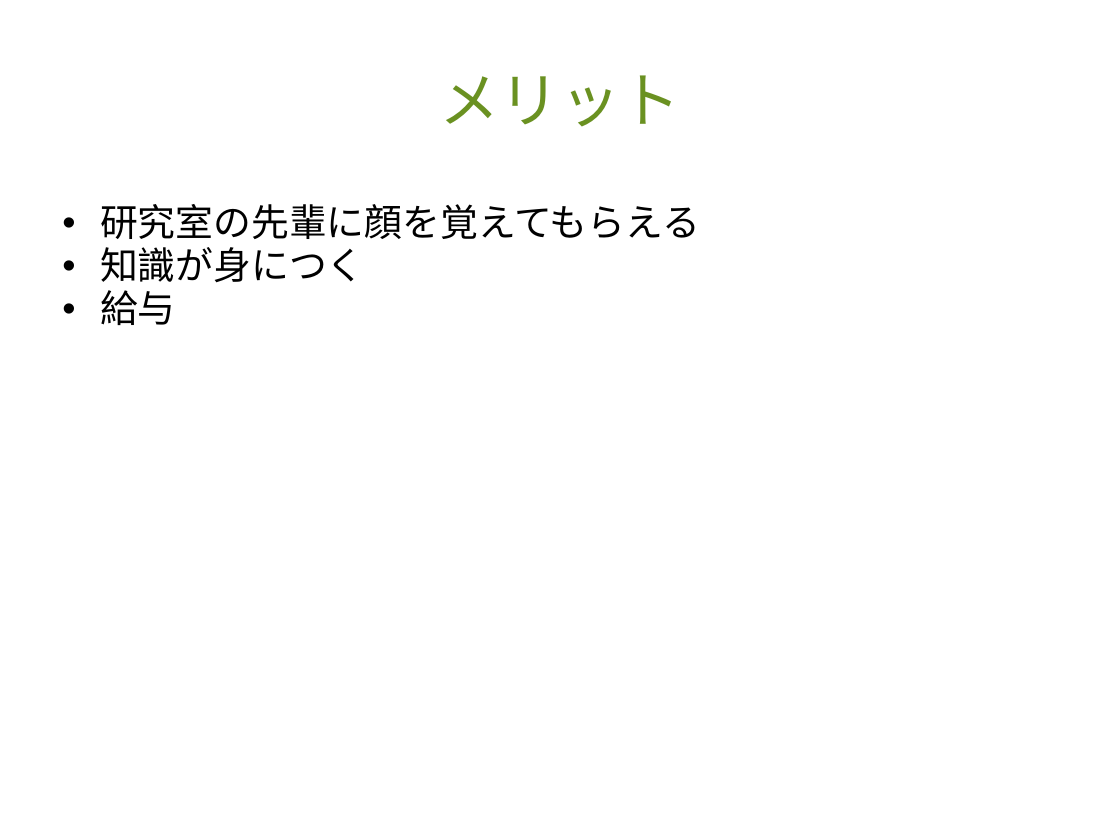
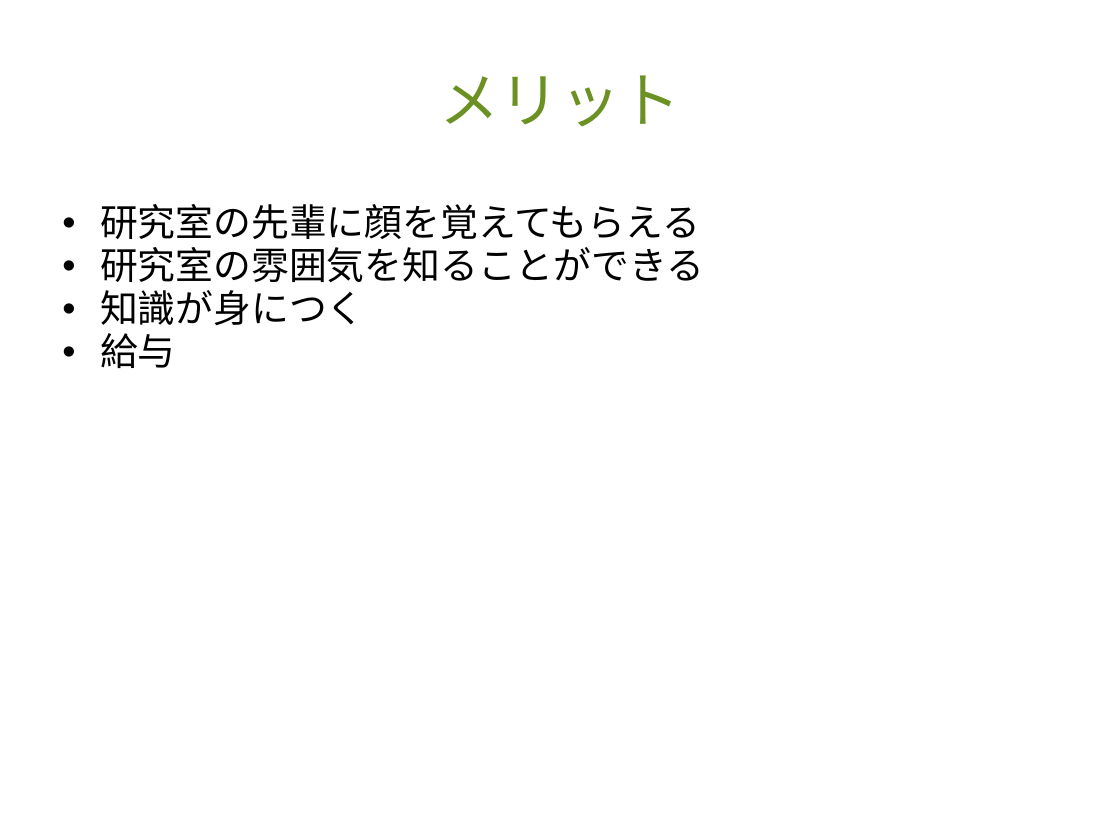
Before and after one commit to opu-yokotalab/syllabus-document, a slide deck: slide 5 of komiyama/募集.ppt. Drawn at 1120x840 pixels with LibreOffice and Linux fonts; fonts in the diff are those of the drawing; background and template pictures are left out. Boxes give left, top, right and bottom in pixels: in the first picture for what was removed or moved away, otherwise in the second. Text is boxed around its words. In the diff, an @@ line names an element or a change of style, - is before the commit and + after.

```diff
--- a/komiyama/募集.ppt
+++ b/komiyama/募集.ppt
@@ text at box(100, 247, 704, 282): paragraph added @@
+  • 研究室の雰囲気を知ることができる
```
Also in this commit, not shown: 4 other slides changed.
